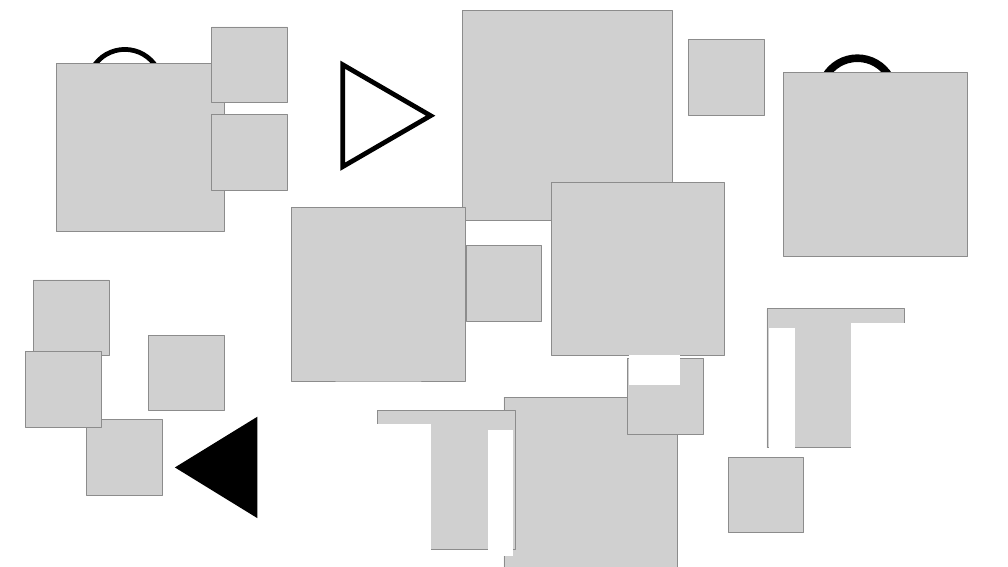
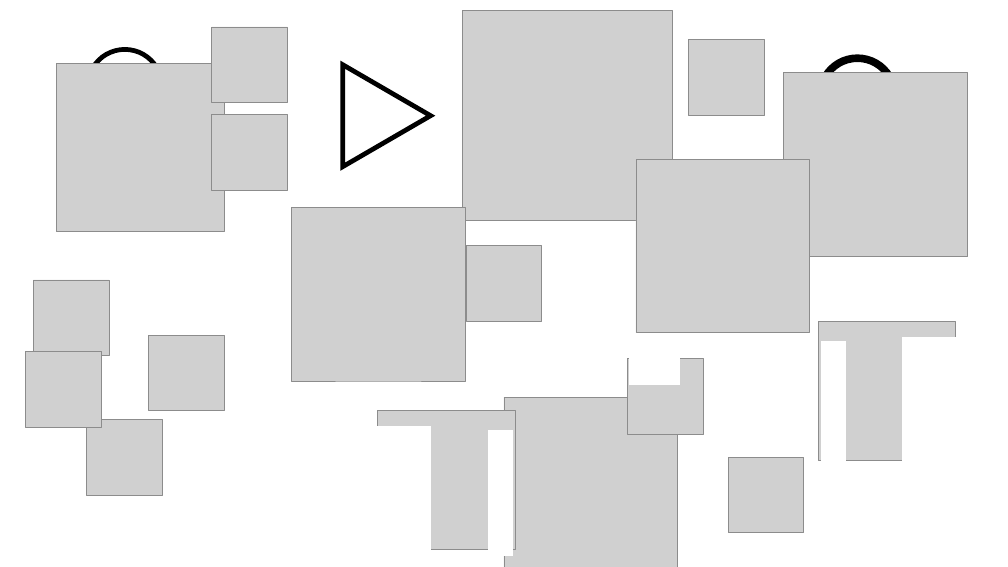
Before and after one commit to BCDA-APS/mdaviz, a slide deck: slide 1 of mdaviz/resources/icons.pptx. Drawn at 1008x567 pixels with LibreOffice and Linux fonts; fonts in the diff are those of the drawing; grey boxes stand for pictures. Boxes give left, top, right and bottom in pixels: in the first picture for what was removed or moved away, otherwise in the second. Text is boxed around its words. In the diff, an @@ line names an element or a change of style, - is before the commit and + after.

```diff
--- a/mdaviz/resources/icons.pptx
+++ b/mdaviz/resources/icons.pptx
@@ picture: place and size @@
-picture at (551, 182, 724, 355)
+picture at (636, 160, 809, 333)
@@ picture: place and size @@
-picture at (768, 309, 905, 448)
+picture at (818, 321, 956, 461)
@@ rectangle: place and size @@
-rectangle at (771, 329, 795, 454)
+rectangle at (821, 341, 845, 466)
@@ rectangle added at (821, 337, 957, 466), fill #FFFFFF, outline #FFFFFF 1 pt @@
@@ rectangle: place and size @@
-rectangle at (852, 323, 906, 448)
+rectangle at (903, 337, 957, 462)
@@ triangle removed at (180, 421, 255, 514) @@
@@ rectangle added at (377, 426, 513, 556), fill #FFFFFF, outline #FFFFFF 1 pt @@
```
Also in this commit, not shown: 5 other files.
